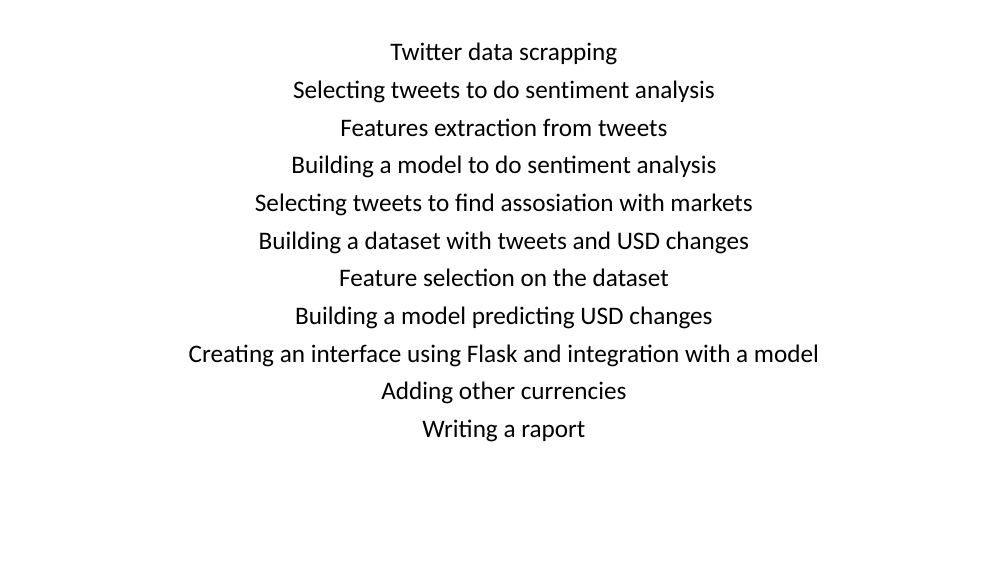
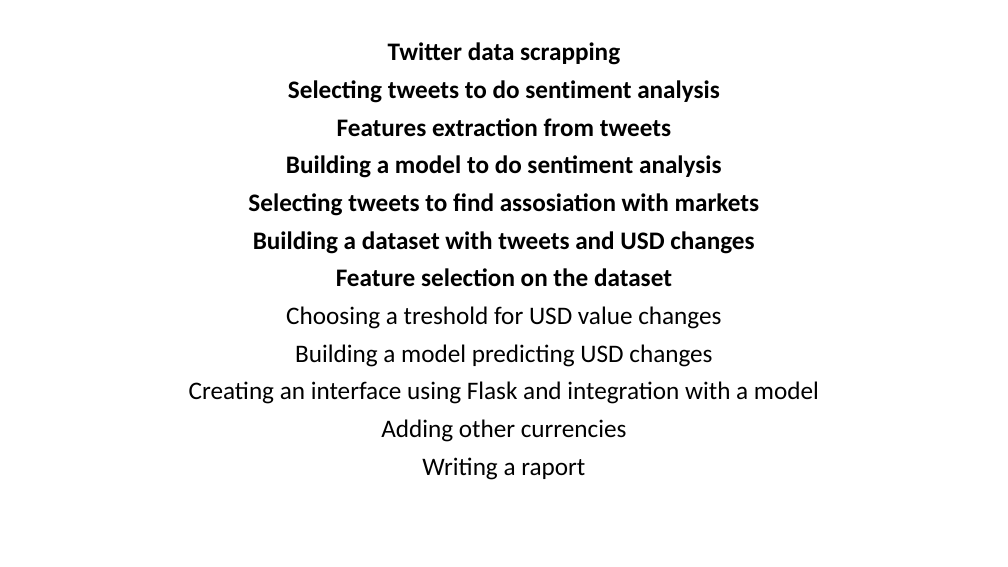
Before and after one commit to mas15/MMP, a slide deck: slide 2 of mid-proj.pptx (slide 1 before the commit). Drawn at 1008x567 pixels with LibreOffice and Linux fonts; fonts in the diff are those of the drawing. Boxes give left, top, right and bottom in pixels: in the first picture for what was removed or moved away, otherwise in the second. Text is boxed around its words. In the diff, an @@ line names an element or a change of style, - is before the commit and + after.

Commit message:
added presentation

```diff
--- a/mid-proj.pptx
+++ b/mid-proj.pptx
@@ subtitle at bbox=[248, 42, 760, 287]: bold on in "Twitter data scrapping", "Selecting tweets to do sentiment analysis", "Features extraction from tweets", "Building a model to do sentiment analysis" and 3 more places @@
@@ subtitle at bbox=[286, 306, 721, 329]: paragraph added @@
+Choosing a treshold for USD value changes
```
Also in this commit, not shown: 2 slides added, 1 other file.
